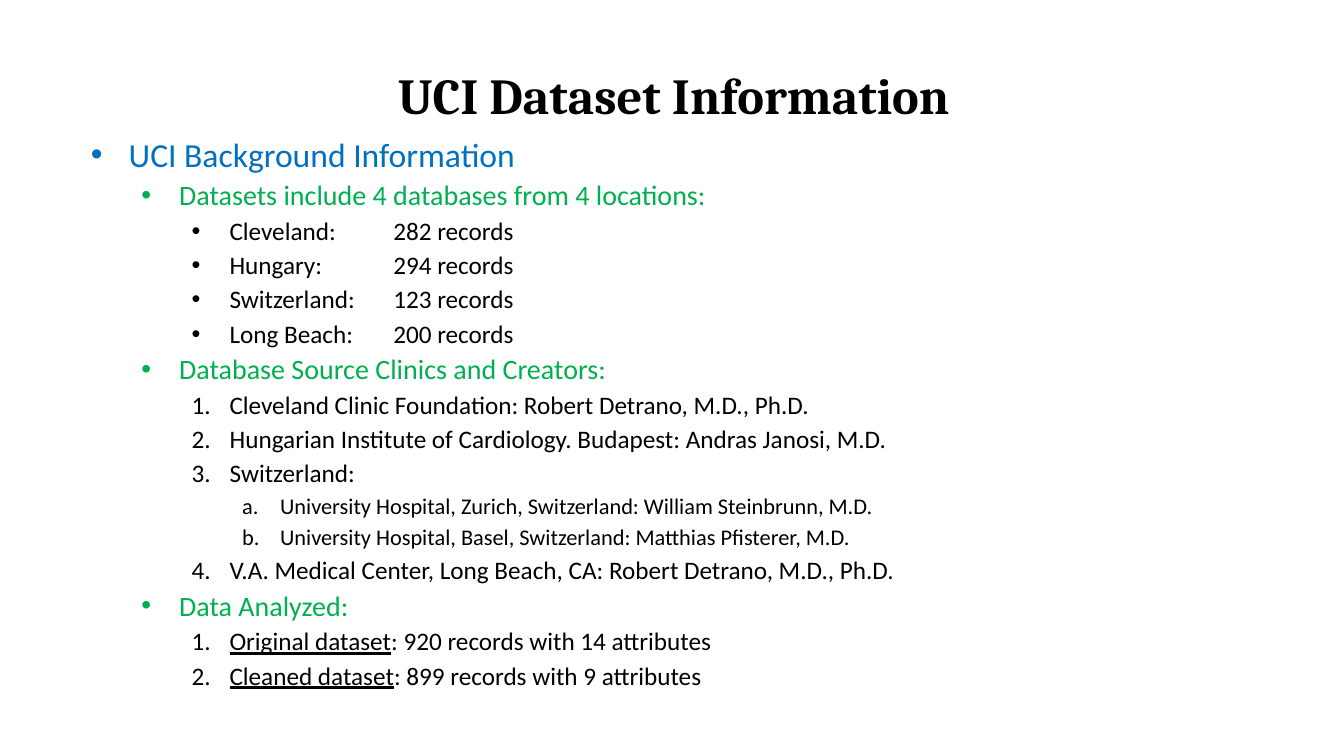
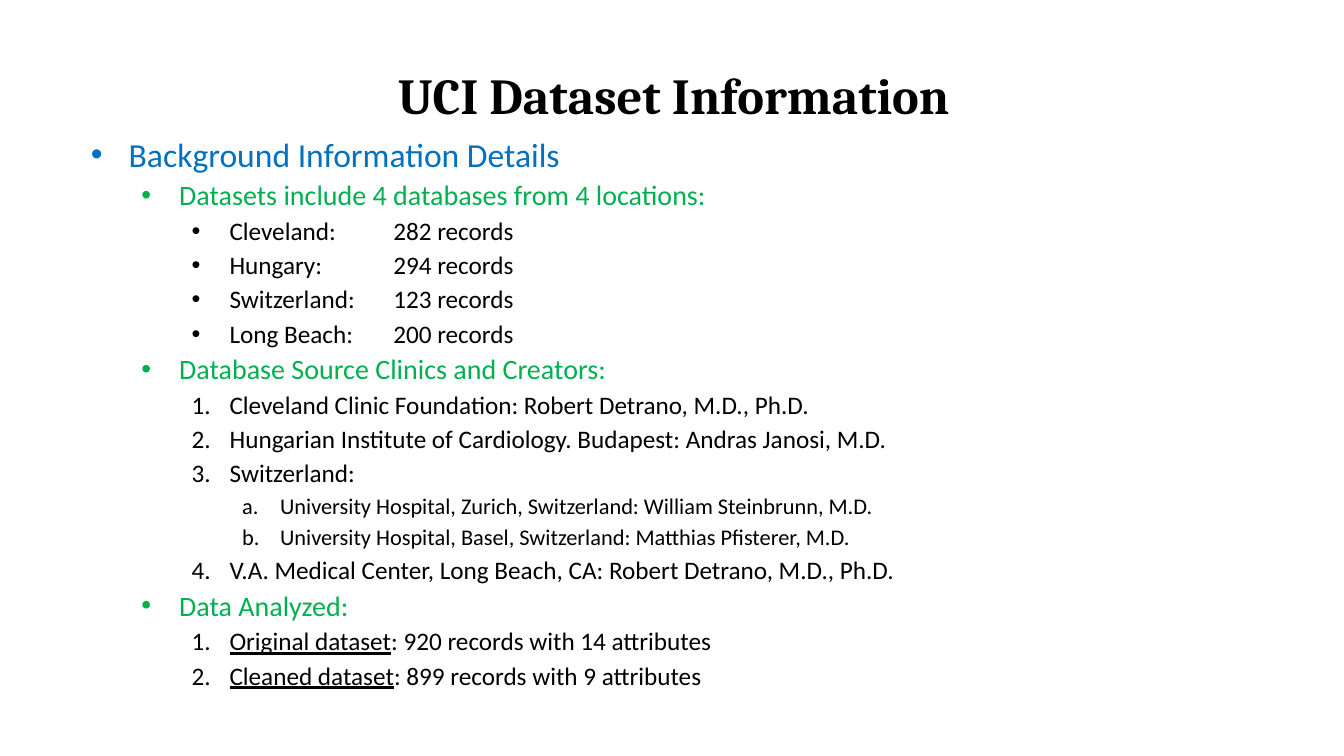
Before and after one commit to Ophelia82/Heart-Disease-Predictive-Model, a slide deck: slide 6 of Heart Disease Presentation.pptx (slide 4 before the commit). Drawn at 1344x756 pixels with LibreOffice and Linux fonts; fonts in the diff are those of the drawing. Boxes give left, top, right and bottom in pixels: in the first picture for what was removed or moved away, otherwise in the second. Text is boxed around its words. In the diff, an @@ line names an element or a change of style, - is before the commit and + after.

```diff
--- a/Heart Disease Presentation.pptx
+++ b/Heart Disease Presentation.pptx
@@ subtitle at bbox=[129, 143, 560, 173]: text changed @@
-• UCI Background Information
+• Background Information Details
```
Also in this commit, not shown: 13 other slides changed, 6 slides added, 1 slide removed.
